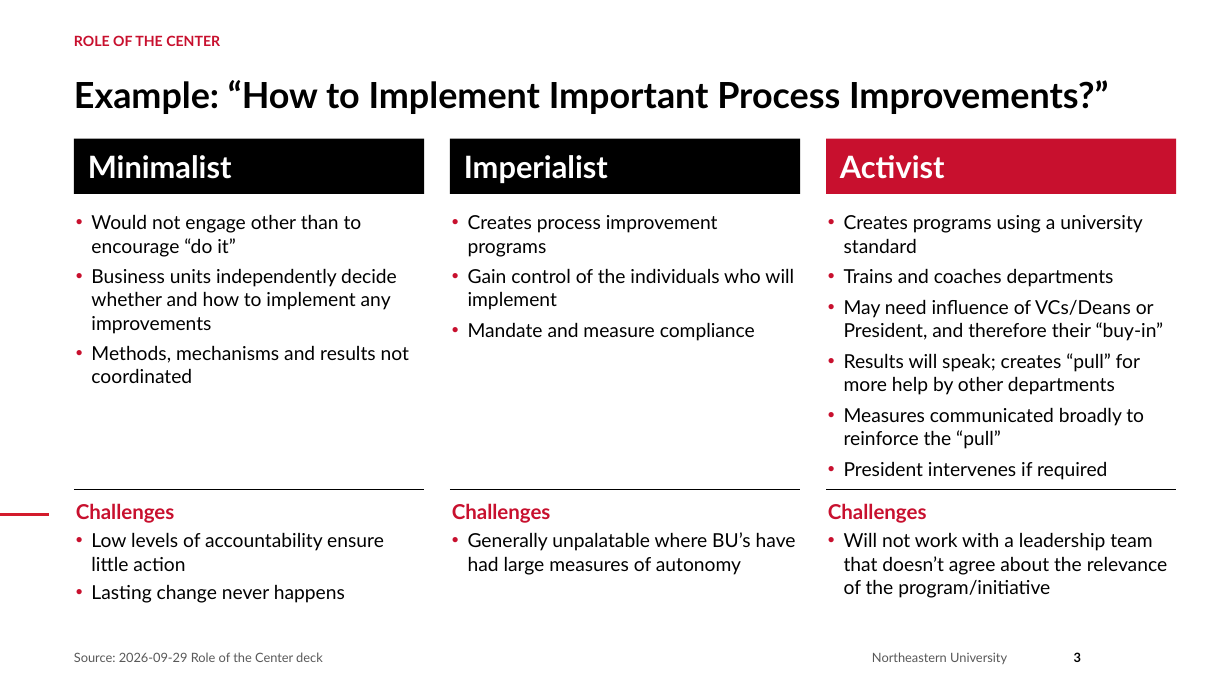
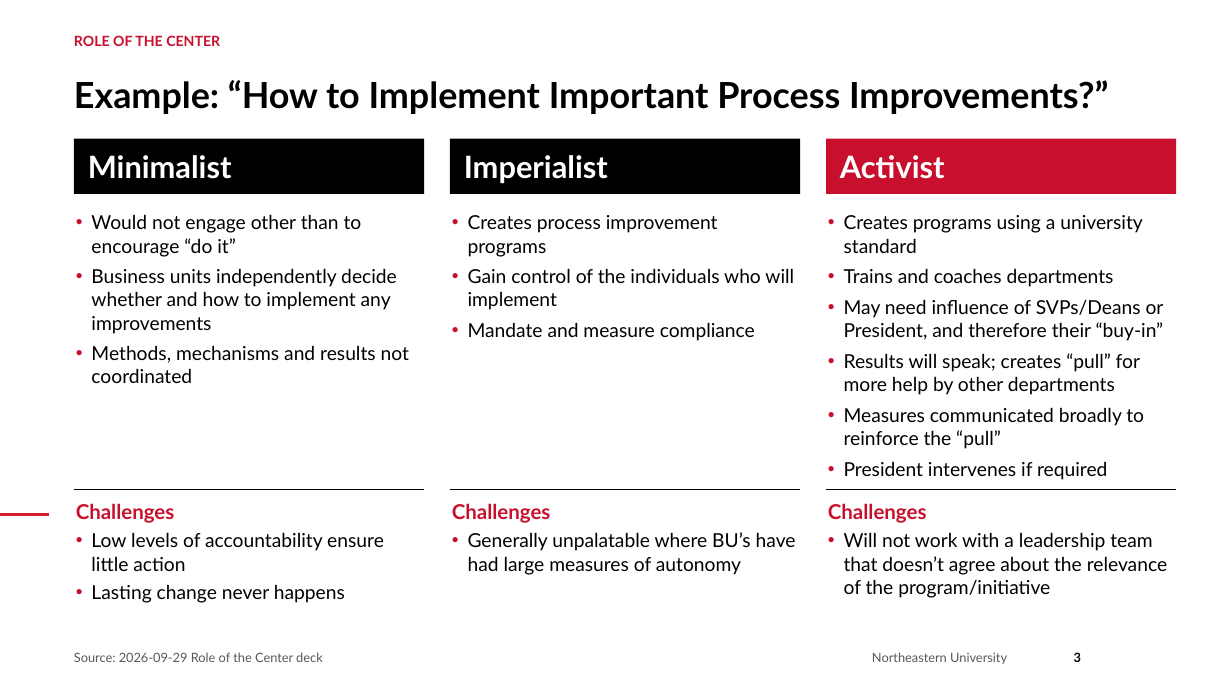
Before and after one commit to brettcsweet/Tonys-repo, a slide deck: slide 3 of 2026-09-29_Role_of_the_Center_Northeastern.pptx. Drawn at 1232x693 pixels with LibreOffice and Linux fonts; fonts in the diff are those of the drawing; background and template pictures are left out. Boxes give left, top, right and bottom in pixels: in the first picture for what was removed or moved away, otherwise in the second. Text is boxed around its words. In the diff, an @@ line names an element or a change of style, - is before the commit and + after.

```diff
--- a/2026-09-29_Role_of_the_Center_Northeastern.pptx
+++ b/2026-09-29_Role_of_the_Center_Northeastern.pptx
@@ text at (844,299,1164,341): text changed @@
-• May need influence of VCs/Deans or President, and therefore their “buy-in”
+• May need influence of SVPs/Deans or President, and therefore their “buy-in”
```
Also in this commit, not shown: 5 other slides changed, 1 slide added.
